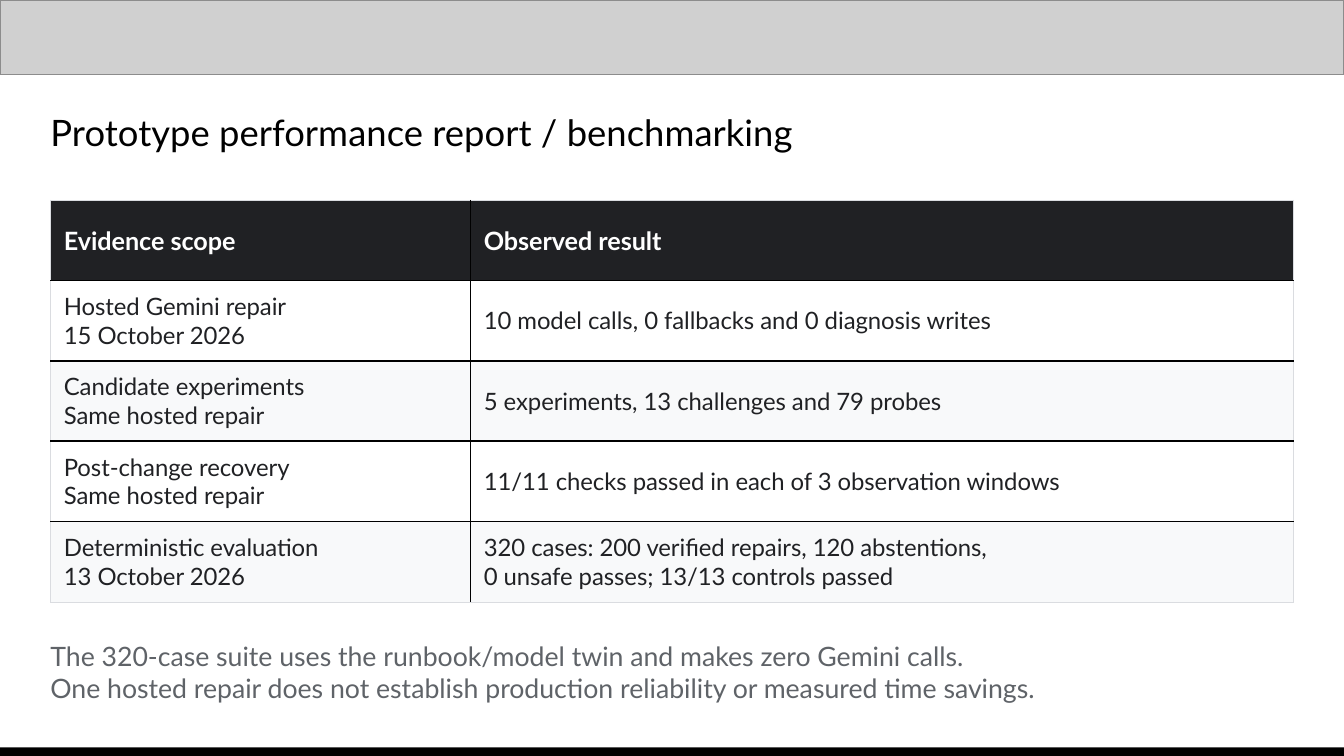
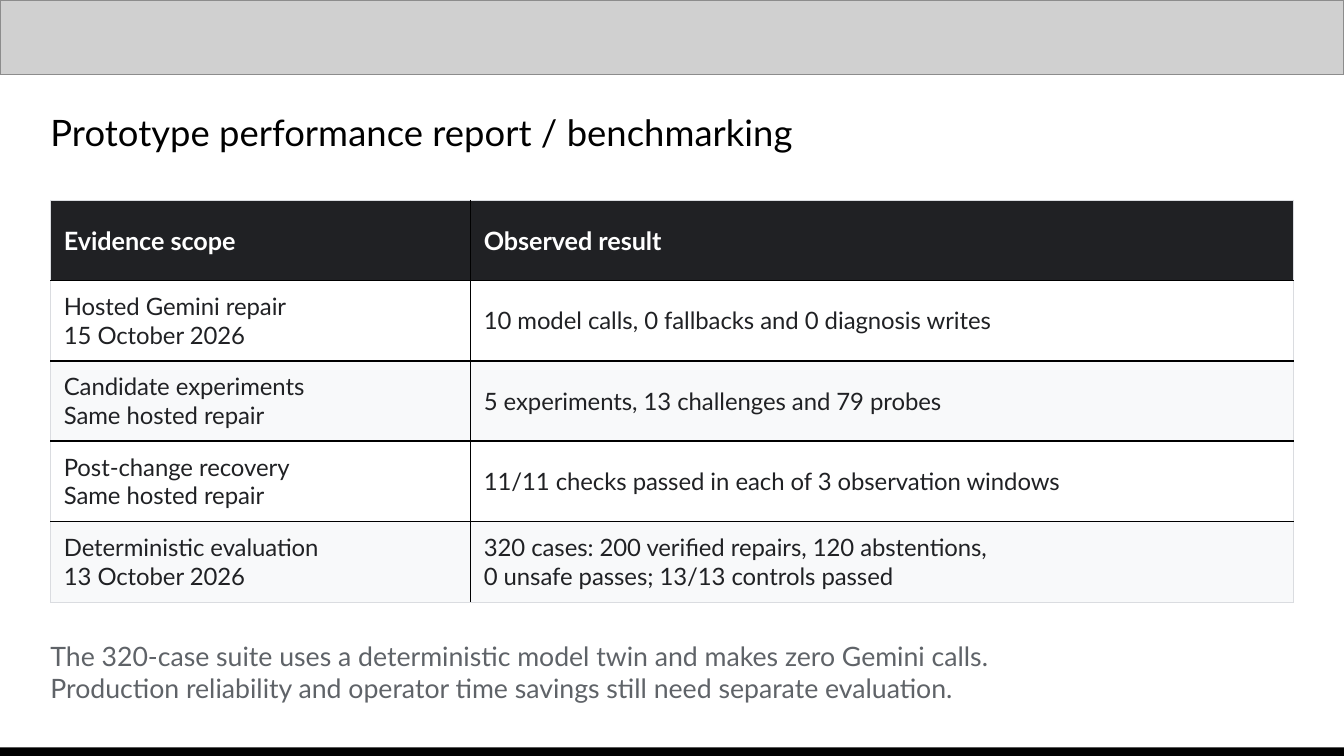
Before and after one commit to prabhakarcs786/twinops, a slide deck: slide 10 of docs/TwinOps_Deck.pptx. Drawn at 1344x756 pixels with LibreOffice and Linux fonts; fonts in the diff are those of the drawing; grey boxes stand for pictures. Boxes give left, top, right and bottom in pixels: in the first picture for what was removed or moved away, otherwise in the second. Text is boxed around its words. In the diff, an @@ line names an element or a change of style, - is before the commit and + after.

Commit message:
Make the submission deck explain the complete TwinOps workflow

```diff
--- a/docs/TwinOps_Deck.pptx
+++ b/docs/TwinOps_Deck.pptx
@@ text at [50, 646, 988, 703]: text changed @@
-The 320-case suite uses the runbook/model twin and makes zero Gemini calls.
-One hosted repair does not establish production reliability or measured time savings.
+The 320-case suite uses a deterministic model twin and makes zero Gemini calls.
+Production reliability and operator time savings still need separate evaluation.
```
Also in this commit, not shown: 3 other slides changed, 5 slides added, 5 slides removed, 25 other files.
